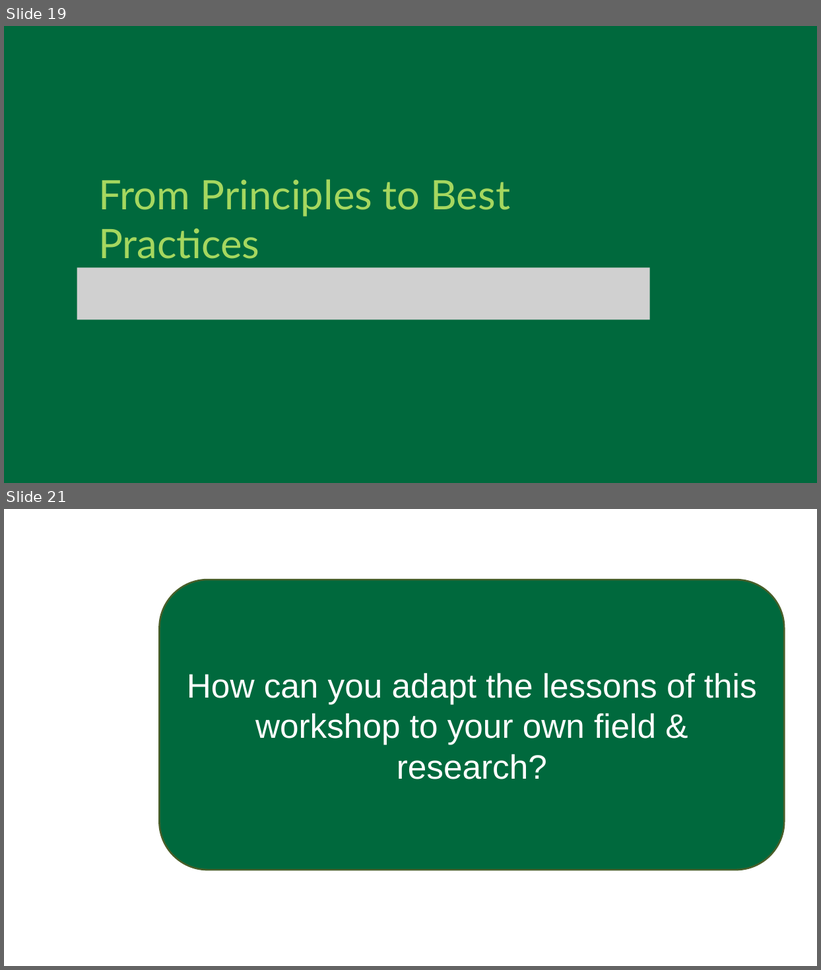
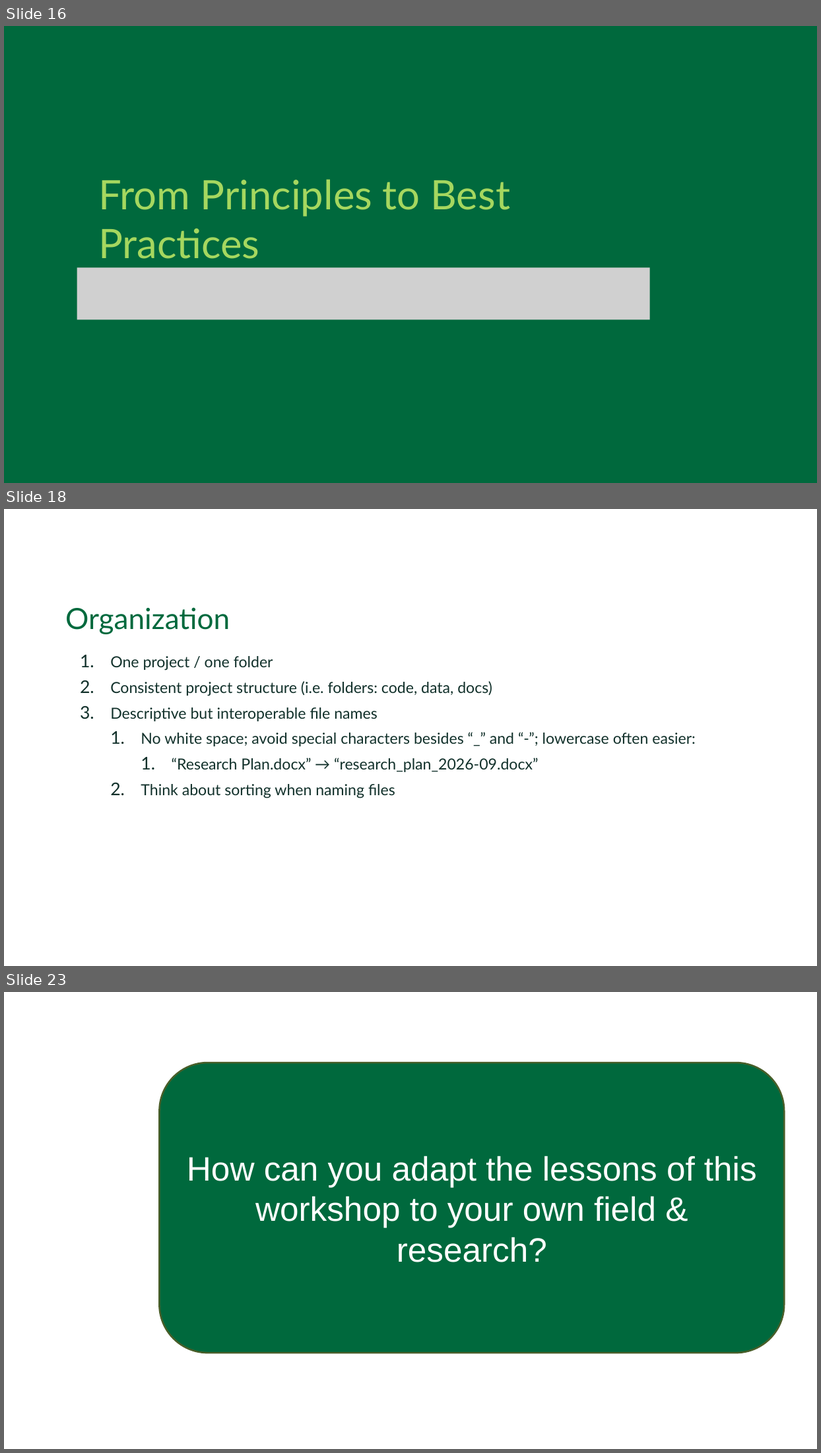
Before and after one commit to Dartmouth-Libraries/r_research-fundamentals_ws, a slide deck: slides/04a_Computation-Research_Best-Practices.pptx. Shown one above the other, each under a label of ours: slides 19 and 21 before the commit, slides 16, 18 and 23 after it; the slides between them are not shown. The pictures are 821x970 and 821x1453 pixels, drawn with LibreOffice and Linux fonts; fonts in the diff are those of the drawing; grey boxes stand for pictures; background and template pictures are left out. Boxes give left, top, right and bottom in pixels: in the first picture for what was removed or moved away, otherwise in the second. Text is boxed around its words. In the diff, an @@ line names an element or a change of style, - is before the commit and + after.

```diff
--- a/slides/04a_Computation-Research_Best-Practices.pptx
+++ b/slides/04a_Computation-Research_Best-Practices.pptx
@@ slide 18 added at [4, 509, 817, 966], background #FFFFFF @@
@@ text added at [65, 607, 230, 634], 34.5 pt, text #00693D @@
+Organization
@@ text added at [110, 656, 696, 799], 18 pt, text #12312B @@
+  1. One project / one folder
+  2. Consistent project structure (i.e. folders: code, data, docs)
+  3. Descriptive but interoperable file names
+    1. No white space; avoid special characters besides “_” and “-”; lowercase often easier:
+      1. “Research Plan.docx” → “research_plan_2026-09.docx”
+    2. Think about sorting when naming files
@@ what was slide 19 is now slide 16 @@
@@ what was slide 21 is now slide 23 @@
```
Also in this commit, not shown: 3 slides changed, 6 other slides added, 5 slides removed.
